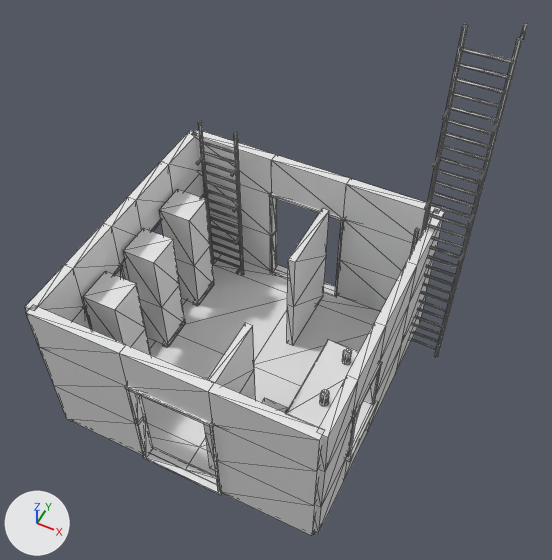
The OBJ model verdant-exchange-r1/Assets/uplink-data-exchange-state-3.obj, before and after one commit.
The view is the same before and after, from a 50 mm camera at (4.35, -7.61, 12.45) aimed at (0.67, -0.25, 3.26). Lighting does not change. The marker at lower left points along +X, +Y and +Z. The first picture is the older version. Mesh edges are drawn as thin lines. Where no turn or scale is listed for an object, it has been applied to the vertices.

The first picture shows 'uplink-data-exchange-state-3'.
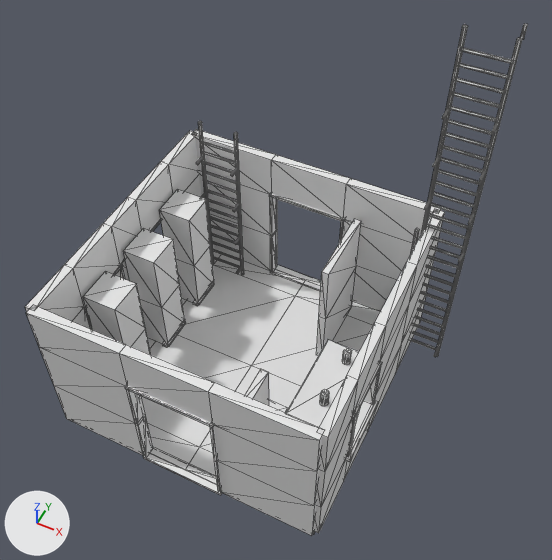
Boxes [x1, y1, x2, y2] around the edits, measured in the pictures (552 x 560 px; the box of a moved part takes in the faces that stretch with it):
part 1 of me_uplink_data_exchange_state_3, moved or reshaped: before [287, 208, 329, 346]; after [316, 219, 361, 356]
part 2 of me_uplink_data_exchange_state_3, moved or reshaped: before [204, 323, 256, 471]; after [245, 369, 269, 406]

The edits, one by one:
me_uplink_data_exchange_state_3 has 1794 vertices, 3024 faces and spans x -2.67..3.2, y -2.62..2.63, z 0.0..7.25.
me_uplink_data_exchange_state_3 is used by ob_uplink_data_exchange_state_3; location (0.0, 0.0, 0.0).
me_uplink_data_exchange_state_3 part 1: the loose piece of 12 vertices spanning x 0.38..0.52, y 0.8..2.28, z 0.15..2.61 is moved by (0.65, 0.0, 0.0).
me_uplink_data_exchange_state_3 part 2: the loose piece of 12 vertices spanning x 0.38..0.52, y -2.28..-0.8, z 0.16..2.61 is scaled about its middle by (1, 0.527, 1), then moved by (0.65, -0.35, 0.0).
